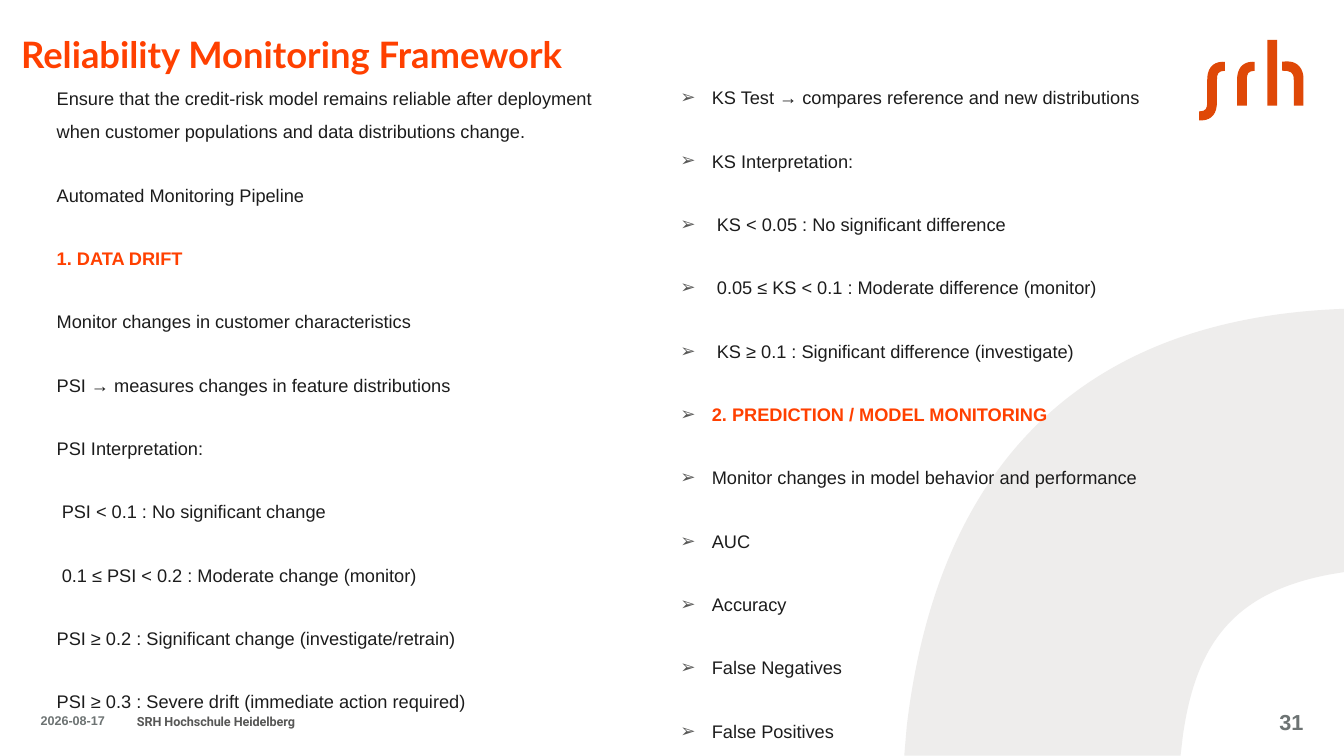
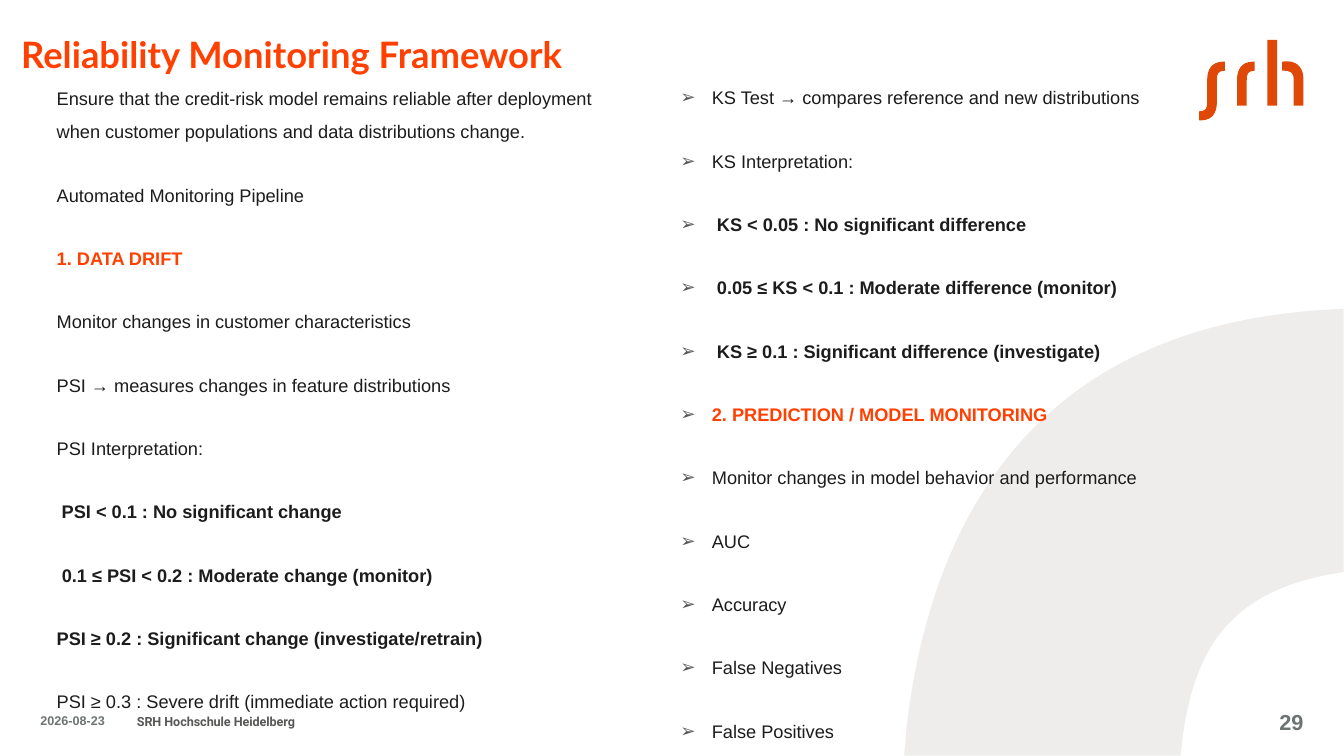
Before and after one commit to aminfeli/Thesis, a slide deck: slide 29 of 7-Presentation/presentation.pptx (slide 31 before the commit). Drawn at 1344x756 pixels with LibreOffice and Linux fonts; fonts in the diff are those of the drawing. Boxes give left, top, right and bottom in pixels: in the first picture for what was removed or moved away, otherwise in the second. Text is boxed around its words. In the diff, an @@ line names an element or a change of style, - is before the commit and + after.

```diff
--- a/7-Presentation/presentation.pptx
+++ b/7-Presentation/presentation.pptx
@@ text at (x1=717, y1=217, x2=1117, y2=362): bold on in "KS < 0.05 : No significant difference", "0.05 ≤ KS < 0.1 : Moderate ...", "KS ≥ 0.1 : Significant difference (investigate)" @@
@@ freeform shape at (x1=904, y1=309, x2=1344, y2=755): outline redrawn @@
@@ text at (x1=57, y1=504, x2=482, y2=649): bold on in "PSI < 0.1 : No significant change", "0.1 ≤ PSI < 0.2 : Moderate ...", "PSI ≥ 0.2 : Significant change (investigate/retrain)" @@
@@ text at (x1=40, y1=716, x2=104, y2=725): text changed @@
-2026-08-17
+2026-08-23
@@ page number at (x1=1279, y1=715, x2=1303, y2=730): text changed @@
-31
+29
```
Also in this commit, not shown: 30 other slides changed, 2 slides added, 3 slides removed.
